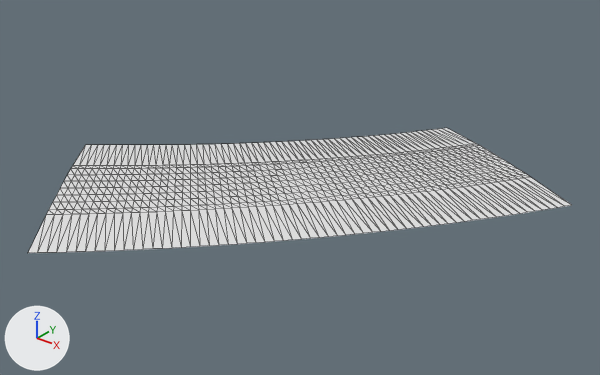
A saved change to the glTF model public/assets/gen4/models/track-16.glb.
Both versions are drawn from a 50 mm camera at (698.5, -492.8, 55.0) aimed at (635.1, -413.7, 6.0). The lights are fixed; the arrows at lower left show +X, +Y and +Z. The first picture is the older version. Mesh edges are drawn as thin lines. Vertices at exactly the same position are counted once.

Objects in the first picture: 'track-16'.
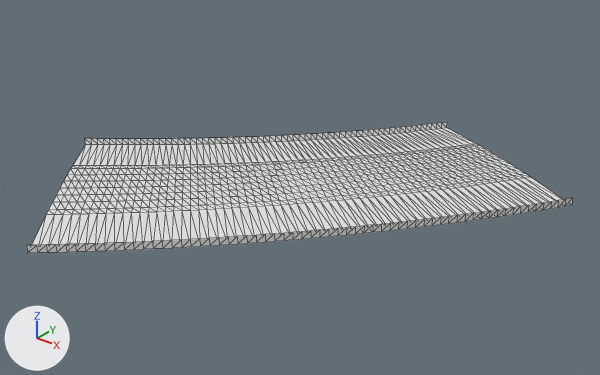
What differs and where, as boxes (x1, y1, x2, y2) in the pictures (600 x 375 px):
'track-16', reshaped
    before: (28, 128, 571, 253)
    after: (27, 122, 573, 253)
part 1 of me_track_16, added
    after: (27, 122, 573, 253)

What changed in the scene script:
```text
Change me_track_16:
    used by ob_track_16; location = (0.0, 0.0, 0.0)
    remove me_track_16.from_pydata(...)  # 693 vertices, 1240 faces; spans x 601.5..666.3, y -448.2..-380.2, z 5.1..7.4
    add me_track_16.from_pydata(...)  # 819 vertices, 1488 faces; spans x 601.5..666.3, y -448.2..-380.2, z 5.1..8.2
    me_track_16 part 1
    67 new vertices lie (0.0, 0.0, 1.0) away from vertices in x 602.2..666.3, y -448.2..-380.2, z 5.1..7.2
    34 new vertices lie (-0.1, 0.0, 1.0) away from vertices in x 604.3..665.8, y -441.6..-381.8, z 5.1..7.1
    19 new vertices lie (0.0, 0.1, 1.0) away from vertices in x 601.5..664.0, y -443.9..-389.4, z 5.3..7.2
    6 new vertices lie (-0.1, 0.1, 1.0) away from vertices in x 627.8..663.5, y -439.4..-382.6, z 5.1..7.1
    248 new faces join them
```
